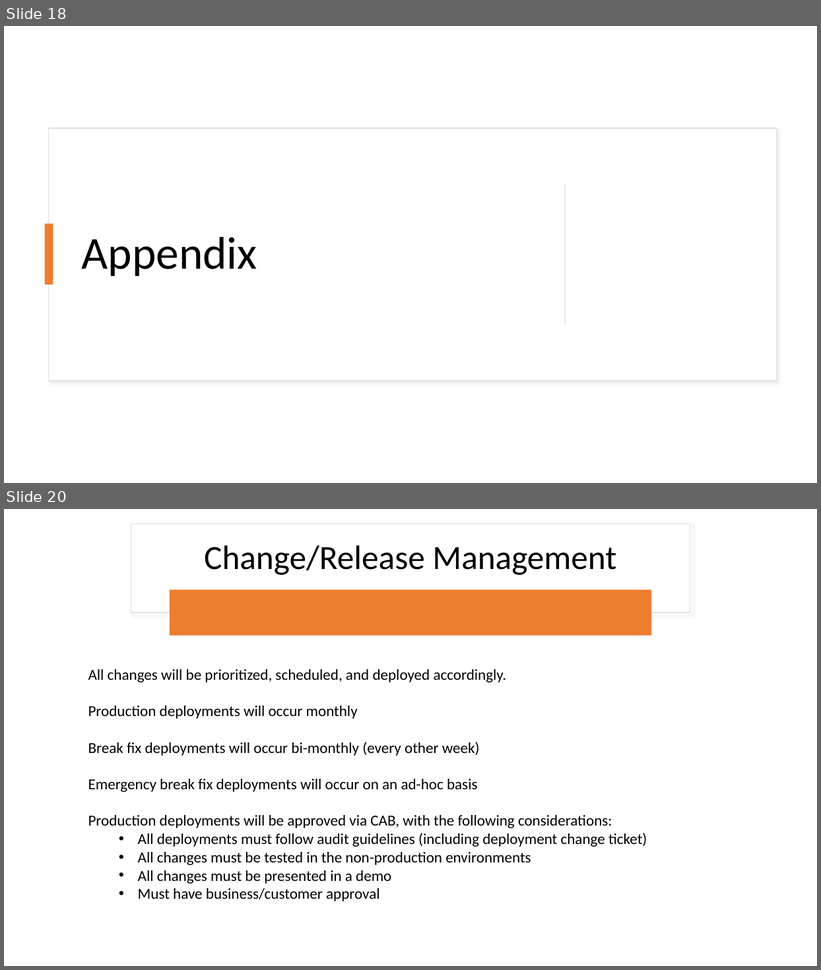
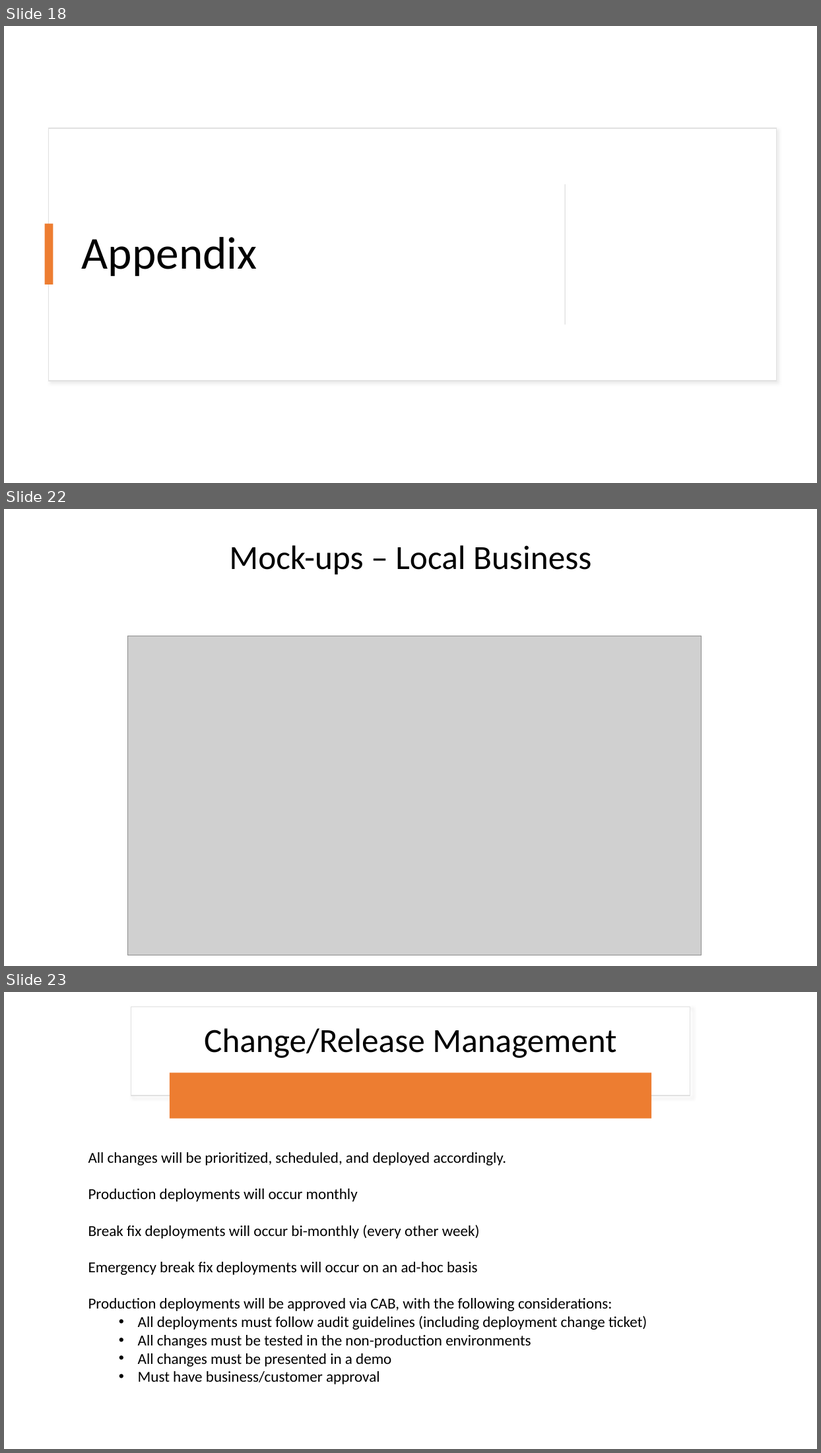
Before and after one commit to rlennon/ConnachtUni, a slide deck: documentation/Demonstrations/Connacht_University_TeamDC.pptx. Shown one above the other, each under a label of ours: slides 18 and 20 before the commit, slides 18, 22 and 23 after it; the slides between them are not shown. The pictures are 821x970 and 821x1453 pixels, drawn with LibreOffice and Linux fonts; fonts in the diff are those of the drawing; grey boxes stand for pictures. Boxes give left, top, right and bottom in pixels: in the first picture for what was removed or moved away, otherwise in the second. Text is boxed around its words. In the diff, an @@ line names an element or a change of style, - is before the commit and + after.

```diff
--- a/documentation/Demonstrations/Connacht_University_TeamDC.pptx
+++ b/documentation/Demonstrations/Connacht_University_TeamDC.pptx
@@ slide 22 added at (4, 509, 817, 966), background #FFFFFF @@
@@ title added at (229, 545, 591, 575), 40 pt, text #000000 @@
+Mock-ups – Local Business
@@ picture added at (128, 636, 701, 956) @@
@@ what was slide 20 is now slide 23 @@
```
Also in this commit, not shown: 1 slide changed, 2 other slides added.
